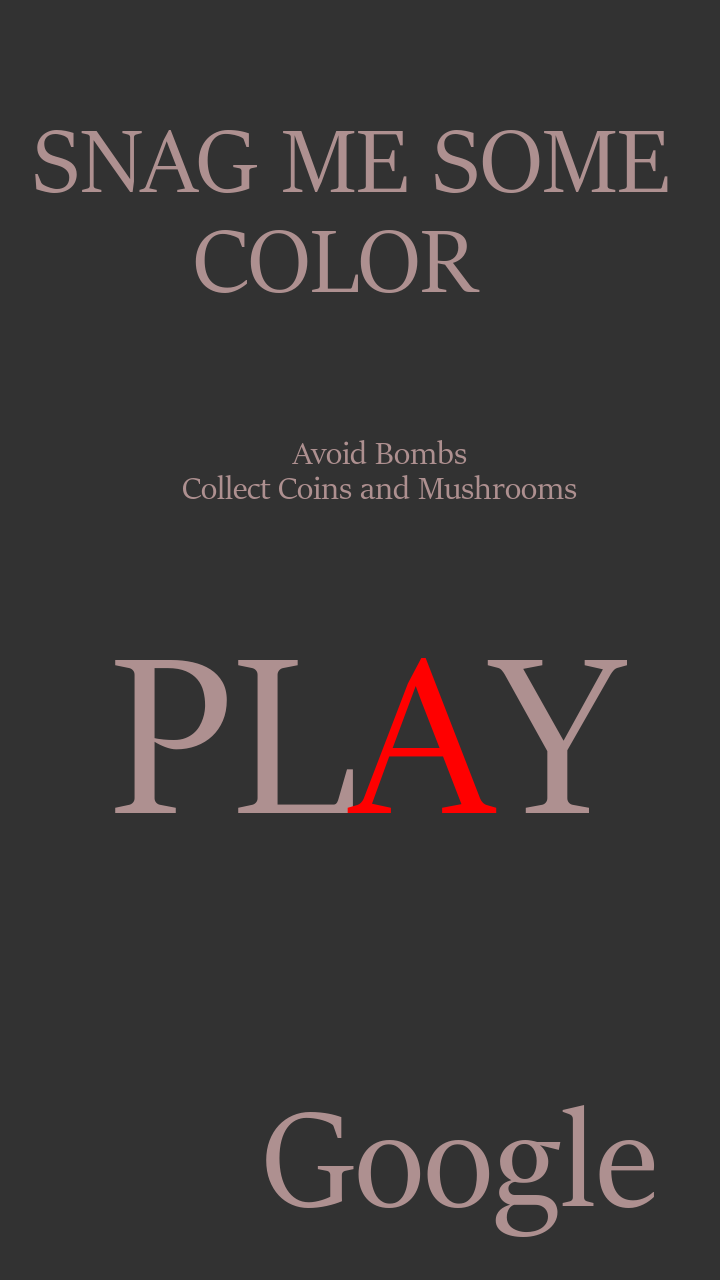
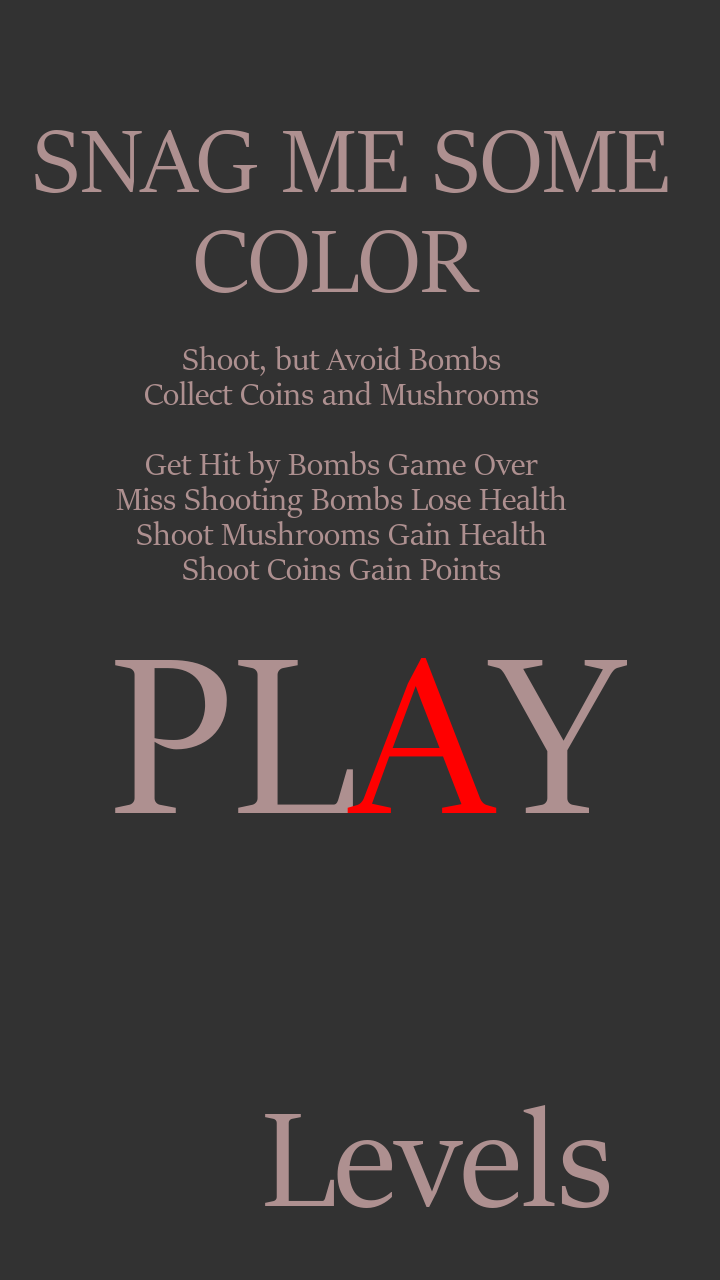
Comparing the layer stacks of the two 720px x 1280px images. Changes:
renamed "Google" to "Levels", painted on it over bbox(265, 1105, 655, 1237)
renamed "Avoid Bombs ..." to "Shoot, but Avoid Bombs ...", painted on it over bbox(116, 346, 577, 580)
